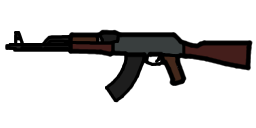
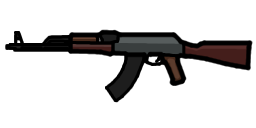
The second w=256, h=128 image is a revision of the first. Changes to its layers:
painted on "color" over [left=72, top=36, right=247, bottom=79]
